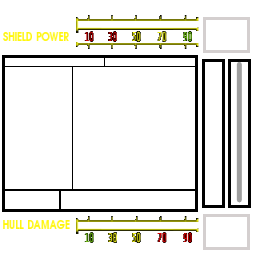
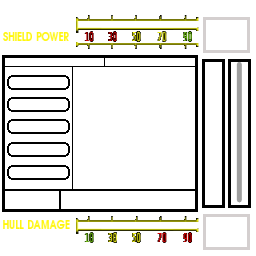
Layer changes from the first 256 × 256 image to the second:
painted on "Background" over <box>7,75,70,180</box>
